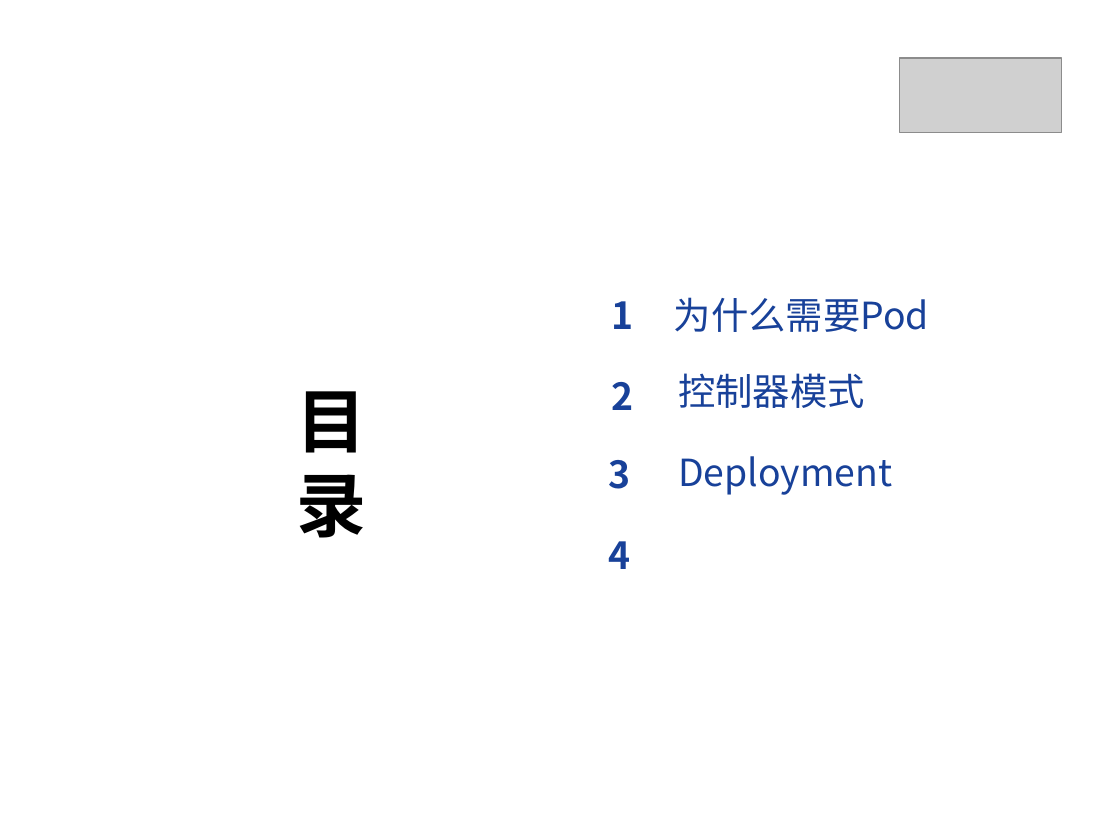
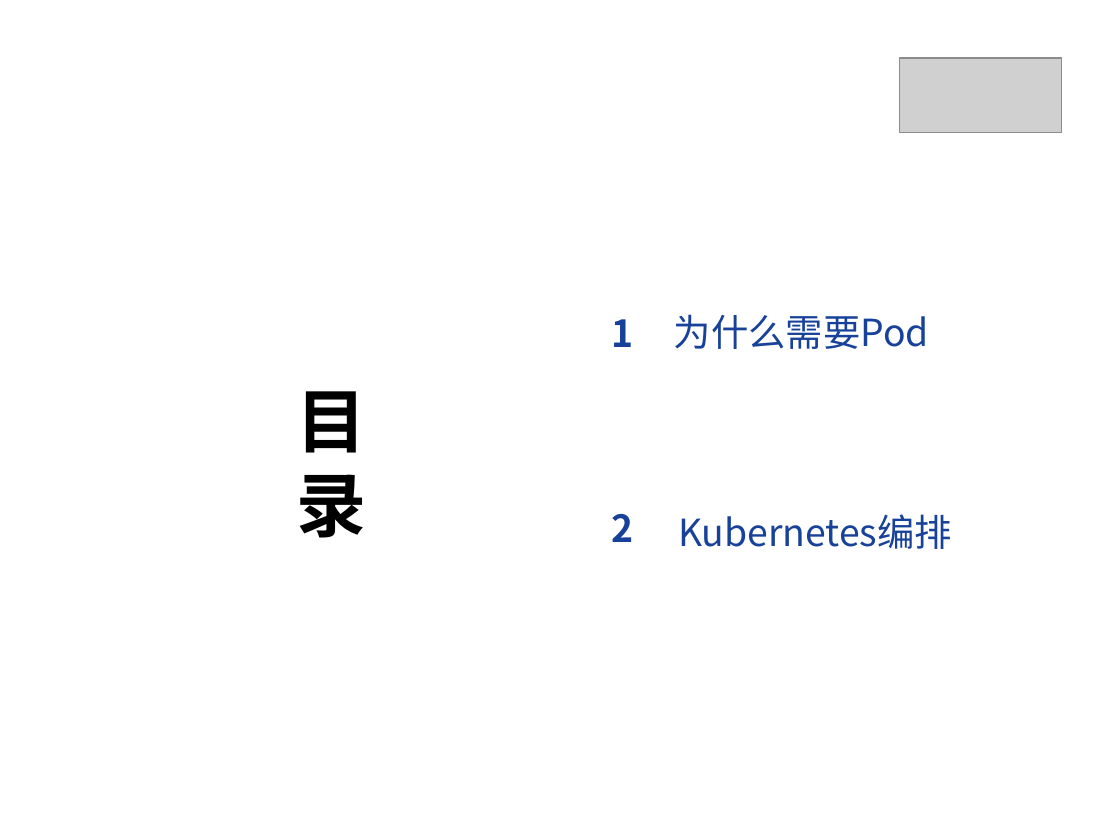
Before and after one commit to yubowen0525/k8s_from_basic_to_advanced, a slide deck: slide 3 of lession2/kubernetes第二课.pptx. Drawn at 1120x840 pixels with LibreOffice and Linux fonts; fonts in the diff are those of the drawing; grey boxes stand for pictures. Boxes give left, top, right and bottom in pixels: in the first picture for what was removed or moved away, otherwise in the second. Text is boxed around its words. In the diff, an @@ line names an element or a change of style, - is before the commit and + after.

```diff
--- a/lession2/kubernetes第二课.pptx
+++ b/lession2/kubernetes第二课.pptx
@@ text "1": place and size @@
-text "1" at box(612, 301, 634, 329)
+text "1" at box(612, 319, 634, 347)
@@ text "为什么需要Pod": place and size @@
-text "为什么需要Pod" at box(674, 297, 929, 332)
+text "为什么需要Pod" at box(674, 314, 929, 349)
@@ text removed at box(609, 460, 631, 489) @@
-3
@@ text removed at box(678, 456, 892, 495) @@
-Deployment
@@ text "2": place and size @@
-text "2" at box(612, 382, 634, 410)
+text "2" at box(612, 514, 634, 542)
@@ text at box(678, 514, 952, 549): text changed @@
-控制器模式
+Kubernetes编排
@@ text removed at box(609, 541, 631, 569) @@
-4
```
Also in this commit, not shown: 2 other slides changed, 6 slides added, 2 other files.
